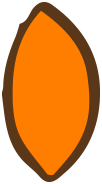
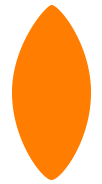
Revision of a layered 102×184 image; what changed, layer by layer:
removed layer "Layer 2" (was 25%) over [2, 2, 100, 182]
painted on "Vector Smart Object" over [2, 2, 100, 182]
removed layer "Layer 1" over [8, 6, 96, 176]
